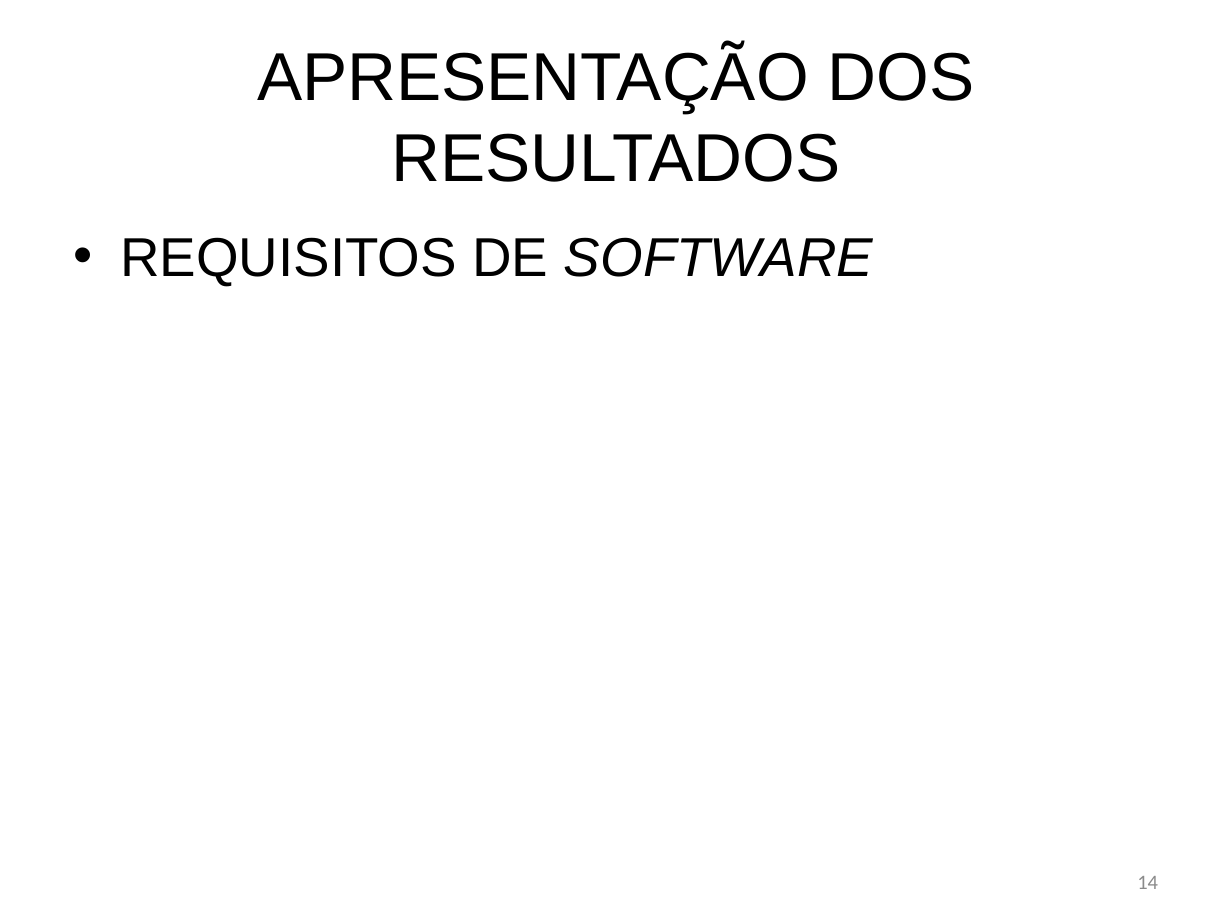
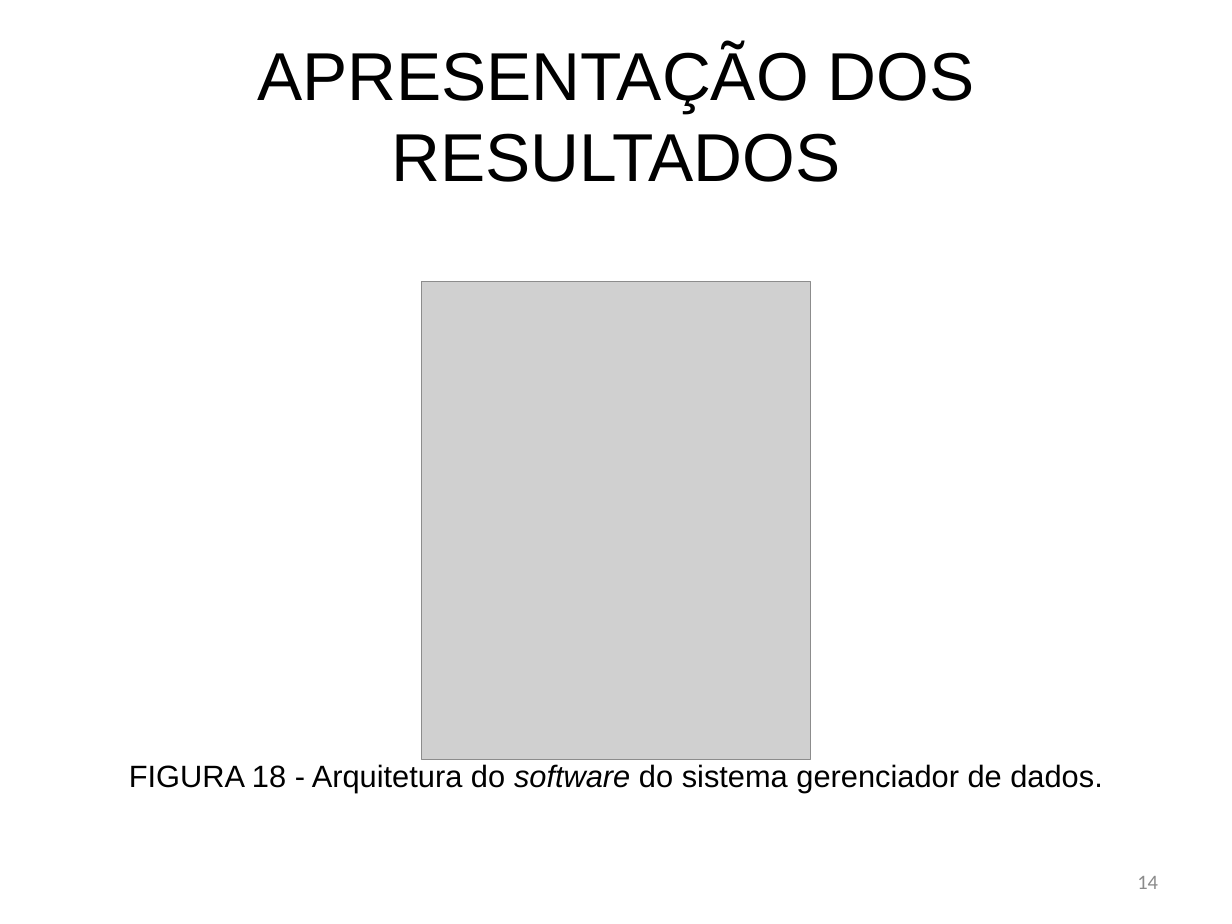
Before and after one commit to bengelbert/ifsc, a slide deck: slide 14 of tcc/docs/monograph.pptx. Drawn at 1232x924 pixels with LibreOffice and Linux fonts; fonts in the diff are those of the drawing; grey boxes stand for pictures. Boxes give left, top, right and bottom in pixels: in the first picture for what was removed or moved away, otherwise in the second. Text is boxed around its words. In the diff, an @@ line names an element or a change of style, - is before the commit and + after.

```diff
--- a/tcc/docs/monograph.pptx
+++ b/tcc/docs/monograph.pptx
@@ text removed at bbox=[120, 237, 873, 286] @@
-• REQUISITOS DE SOFTWARE
@@ picture added at bbox=[421, 281, 811, 760] @@
@@ text added at bbox=[129, 764, 1102, 792], 18 pt, text #000000 @@
+FIGURA 18 - Arquitetura do software do sistema gerenciador de dados.
```
Also in this commit, not shown: 7 other slides changed.
